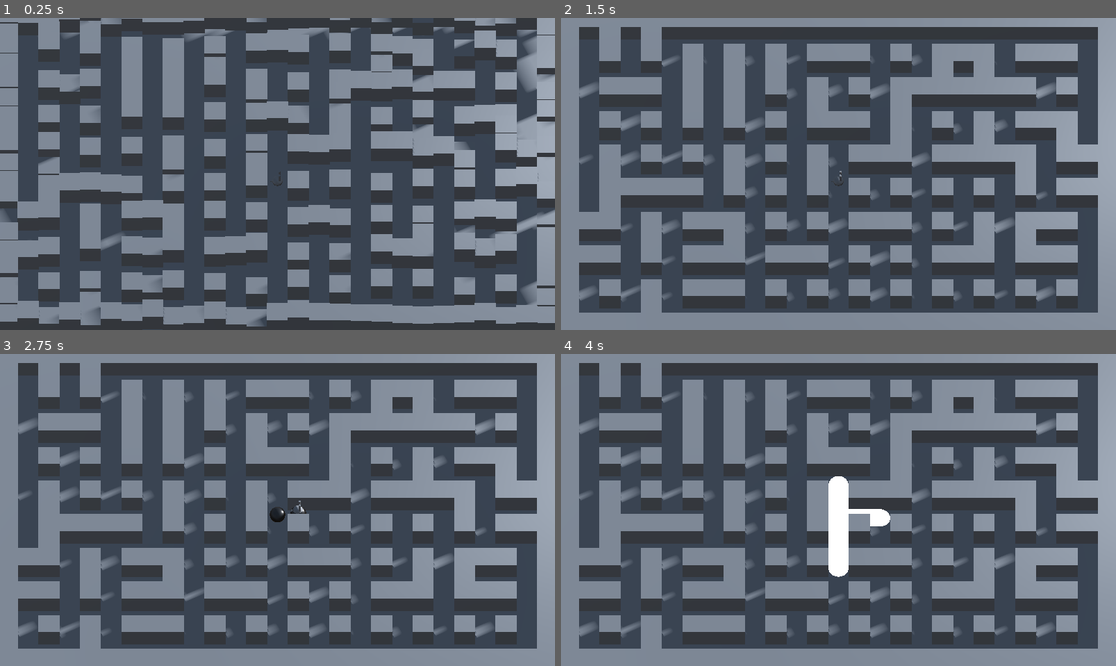
Above: before the commit, frames 1-4 (two rows, left to right).
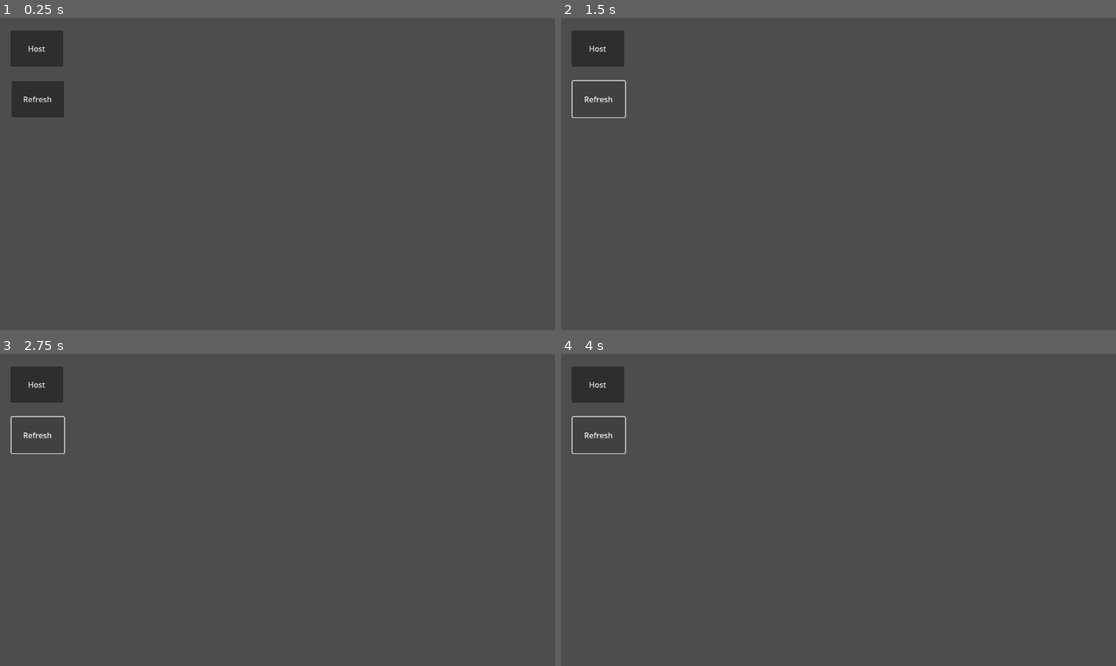
Above: after the commit, the same moments.

Repository: droqen/tojam2024battle
Game: Godot game, scene res://dev/jesse/main.tscn
Two runs of this game, one before a commit and one after it. Both use one fixed random seed, a clock stepped at 60 frames per second and the inputs below. Before the commit the project starts from res://dev/droqen/control_test.tscn.
Inputs (mouse positions are in pixels of both pictures, inside the frame that each line leads up to):
- Up to frame 1 (0.25 s): no input
- Up to frame 2 (1.5 s): click (599, 49) at 0.5 s, where only the run after the commit has a clickable "Host"; click (599, 99) at 1.25 s, where only the run after the commit has a clickable "Refresh"
- Up to frame 3 (2.75 s): tap Enter (ui_accept) at 2, 2.27 s; hold Right (ui_right) from 2.03 s (still down)
- Up to frame 4 (4 s): release Right (ui_right) at 2.78 s; hold Down (ui_down) 2.78-3.53 s; tap Enter (ui_accept) at 3.02 s; hold Right (ui_right) from 3.53 s (still down)

The runs differ from the first frame. In frame 1, 65% of the frame differs, in the area x 0-100%, y 0-100%; in frame 2, 66%; in frame 3, 66%; in frame 4, 67%.
Error after the commit: Parse Error: Identifier "Steam" not declared in the current scope. (res://dev/jesse/Steam.gd:8)

Commit message:
just tutorial for multiplalyer
will test and try to integrate

Diff:
--- /dev/null
+++ b/bomberman_project/dev/droqen/MultiplayerSpawner.gd
@@ -0,0 +1,22 @@
+extends MultiplayerSpawner
+
+@export var playerScene : PackedScene
+# Called when the node enters the scene tree for the first time.
+func _ready():
+	#spawn_function = spawnPlayer
+	if is_multiplayer_authority():
+		spawn(1)
+		multiplayer.peer_connected.connect(spawnPlayer)
+		multiplayer.peer_disconnected.connect(removePlayer)
+
+var players = {}
+
+func spawnPlayer(data):
+	var p = playerScene.instantiate()
+	p.set_multiplayer_authority(data)
+	players[data] = p
+	return p
+
+func removePlayer(data):
+	players[data].queue_free()
+	players.erase(data)
--- a/bomberman_project/dev/droqen/control_test.tscn
+++ b/bomberman_project/dev/droqen/control_test.tscn
@@ -1,7 +1,8 @@
-[gd_scene load_steps=8 format=3 uid="uid://b1mngtrpbbi1u"]
+[gd_scene load_steps=9 format=3 uid="uid://b1mngtrpbbi1u"]
 
 [ext_resource type="PackedScene" uid="uid://c3snhqwyod4tw" path="res://scene/subsystems/bunny.tscn" id="1"]
 [ext_resource type="PackedScene" path="res://scene/subsystems/block_world.tscn" id="2"]
+[ext_resource type="Script" path="res://dev/droqen/MultiplayerSpawner.gd" id="3_65tue"]
 
 [sub_resource type="PlaneMesh" id="1"]
 size = Vector2(120, 120)
@@ -36,11 +37,13 @@
 size = 60.0
 
 [node name="bunny" parent="." instance=ExtResource("1")]
-maxspeed = null
-accellerp = null
 
 [node name="DirectionalLight3D" type="DirectionalLight3D" parent="."]
 transform = Transform3D(-0.464342, -0.177371, 0.867713, -0.00958276, 0.98069, 0.195336, -0.885604, 0.0823876, -0.457075, 0, 21.0302, 0)
 shadow_enabled = true
 
 [node name="block_world" parent="." instance=ExtResource("2")]
+
+[node name="MultiplayerSpawner" type="MultiplayerSpawner" parent="."]
+spawn_path = NodePath(".")
+script = ExtResource("3_65tue")
--- /dev/null
+++ b/bomberman_project/dev/jesse/Steam.gd
@@ -0,0 +1,11 @@
+extends Node
+
+
+# Called when the node enters the scene tree for the first time.
+func _ready():
+	OS.set_environment("SteamAppID", str(480))
+	OS.set_environment("SteamGameID", str(480))
+	Steam.steamInitEx()
+# Called every frame. 'delta' is the elapsed time since the previous frame.
+func _process(delta):
+	Steam.run_callbacks()
--- /dev/null
+++ b/bomberman_project/dev/jesse/main.gd
@@ -0,0 +1,60 @@
+extends Node2D
+@onready var ms = $MultiplayerSpawner
+var lobby_id = 0
+var peer = SteamMultiplayerPeer.new()
+# Called when the node enters the scene tree for the first time.
+func _ready():
+	ms.spawn_function = spawn_level
+	peer.lobby_created.connect(_on_lobby_created)
+	Steam.lobby_match_list.connect(on_lobby_match_list)
+	open_lobby_list()
+
+func spawn_level(data):
+	var a = (load(data) as PackedScene).instantiate()
+	return a
+
+# Called every frame. 'delta' is the elapsed time since the previous frame.
+func _process(delta):
+	pass
+
+func join_lobby(id):
+	peer.connect_lobby(id)
+	multiplayer.multiplayer_peer = peer
+	lobby_id = id
+	$Host.hide()
+	$LobbyContainer.hide()
+
+func _on_button_pressed():
+	peer.create_lobby(SteamMultiplayerPeer.LOBBY_TYPE_PUBLIC)
+	multiplayer.multiplayer_peer = peer
+	ms.spawn("res://dev/droqen/control_test.tscn")
+	$Host.hide()
+	$LobbyContainer.hide()
+
+func _on_lobby_created(connect, id):
+	if connect:
+		lobby_id = id
+		Steam.setLobbyData(lobby_id,"name",str(Steam.getPersonaName()+"'s Lobby"))
+		Steam.setLobbyJoinable(lobby_id,true)
+		print(lobby_id)
+
+func open_lobby_list():
+	Steam.addRequestLobbyListDistanceFilter(Steam.LOBBY_DISTANCE_FILTER_WORLDWIDE)
+	Steam.requestLobbyList()
+
+func on_lobby_match_list(lobbies):
+	for lobby in lobbies:
+		var lobby_name = Steam.getLobbyData(lobby,"name")
+		var mem_count = Steam.getNumLobbyMembers(lobby)
+		var but = Button.new()
+		but.set_text(str(lobby_name, " : ", mem_count, "/4"))
+		but.set_size(Vector2(20,100))
+		but.connect("pressed", Callable(self,"join_lobby").bind(lobby))
+		$LobbyContainer/Lobbies.add_child(but)
+
+
+func _on_refresh_pressed():
+	if $LobbyContainer/Lobbies.get_child_count() > 0:
+		for i in $LobbyContainer/Lobbies.get_children():
+			i.queue_free()
+	open_lobby_list()
--- /dev/null
+++ b/bomberman_project/dev/jesse/main.tscn
@@ -0,0 +1,39 @@
+[gd_scene load_steps=3 format=3 uid="uid://nr77umqxgwti"]
+
+[ext_resource type="Script" path="res://dev/jesse/Steam.gd" id="1_4a5dv"]
+[ext_resource type="Script" path="res://dev/jesse/main.gd" id="1_de7ry"]
+
+[node name="Main" type="Node2D"]
+script = ExtResource("1_de7ry")
+
+[node name="Steam" type="Node" parent="."]
+script = ExtResource("1_4a5dv")
+
+[node name="Host" type="Button" parent="."]
+offset_left = 22.0
+offset_top = 26.0
+offset_right = 131.0
+offset_bottom = 101.0
+text = "Host"
+
+[node name="Refresh" type="Button" parent="."]
+offset_left = 24.0
+offset_top = 131.0
+offset_right = 133.0
+offset_bottom = 206.0
+text = "Refresh"
+
+[node name="MultiplayerSpawner" type="MultiplayerSpawner" parent="."]
+spawn_path = NodePath("..")
+
+[node name="LobbyContainer" type="ScrollContainer" parent="."]
+offset_left = 404.0
+offset_top = 144.0
+offset_right = 785.0
+offset_bottom = 475.0
+
+[node name="Lobbies" type="VBoxContainer" parent="LobbyContainer"]
+layout_mode = 2
+
+[connection signal="pressed" from="Host" to="." method="_on_button_pressed"]
+[connection signal="pressed" from="Refresh" to="." method="_on_refresh_pressed"]
--- a/bomberman_project/project.godot
+++ b/bomberman_project/project.godot
@@ -11,7 +11,7 @@
 [application]
 
 config/name="bomberman_project"
-run/main_scene="res://dev/droqen/control_test.tscn"
+run/main_scene="res://dev/jesse/main.tscn"
 config/features=PackedStringArray("4.2")
 config/icon="res://icon.png"
 
--- a/bomberman_project/scene/subsystems/bunny.tscn
+++ b/bomberman_project/scene/subsystems/bunny.tscn
@@ -17,11 +17,17 @@
 [sub_resource type="CylinderMesh" id="6"]
 height = 10.0
 
+[sub_resource type="SceneReplicationConfig" id="SceneReplicationConfig_dcn0l"]
+properties/0/path = NodePath(".:position")
+properties/0/spawn = true
+properties/0/replication_mode = 1
+properties/1/path = NodePath(".:rotation")
+properties/1/spawn = true
+properties/1/replication_mode = 1
+
 [node name="bunny" type="Node3D"]
 transform = Transform3D(1, 0, 0, 0, 1, 0, 0, 0, 1, 0, 0.5, 0)
 script = ExtResource("1")
-maxspeed = null
-accellerp = null
 
 [node name="sphere" type="MeshInstance3D" parent="."]
 transform = Transform3D(1, 0, 0, 0, 1, 0, 0, 0, 1, 0, 0.480345, 0)
@@ -47,3 +53,6 @@
 [node name="column" type="MeshInstance3D" parent="Node"]
 visible = false
 mesh = SubResource("6")
+
+[node name="MultiplayerSynchronizer" type="MultiplayerSynchronizer" parent="."]
+replication_config = SubResource("SceneReplicationConfig_dcn0l")
Not shown: 1 places in bomberman_project/scene/subsystems/bunny.tscn that only renumber resources
